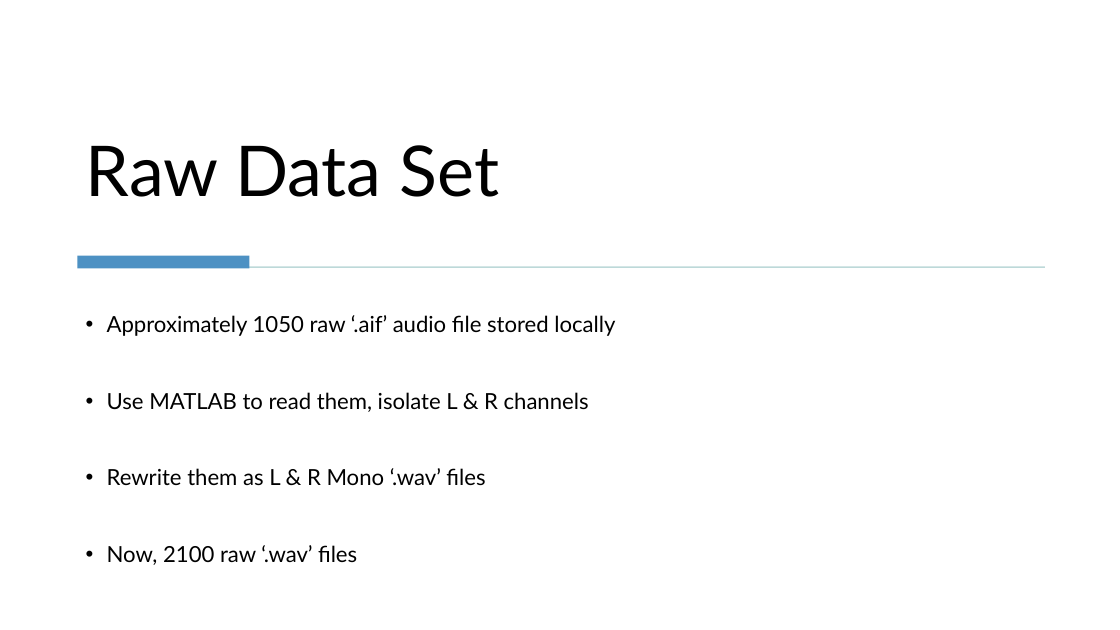
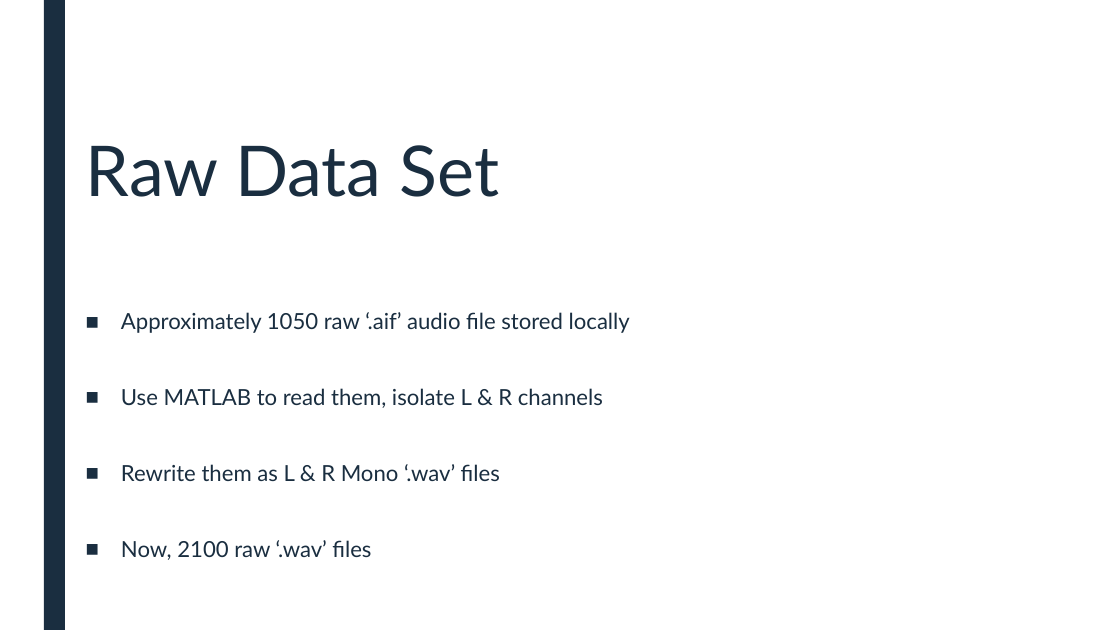
Before and after one commit to landonbuell/Buell-Senior-Thesis, a slide deck: slide 4 of Presentations/8_Jan_2020.pptx (slide 3 before the commit). Drawn at 1120x630 pixels with LibreOffice and Linux fonts; fonts in the diff are those of the drawing. Boxes give left, top, right and bottom in pixels: in the first picture for what was removed or moved away, otherwise in the second. Text is boxed around its words. In the diff, an @@ line names an element or a change of style, - is before the commit and + after.

```diff
--- a/Presentations/8_Jan_2020.pptx
+++ b/Presentations/8_Jan_2020.pptx
@@ rectangle removed at [0, 0, 1120, 630] @@
@@ rectangle added at [44, 0, 65, 630], fill #1A2E40 @@
@@ rectangle removed at [51, 0, 1077, 186] @@
@@ rectangle removed at [52, 0, 1077, 185] @@
@@ title "Raw Data Set" at [86, 145, 500, 197]: text colour #000000 to #1A2E40; line spacing 0.9 to 0.89 @@
@@ rectangle removed at [77, 255, 250, 268] @@
@@ rectangle removed at [80, 266, 1045, 268] @@
@@ text "Approximately 1050 raw ‘.aif’ audio ..." at [121, 312, 630, 560]: text colour #000000 to #1A2E40; bullet • to ■; line spacing 1 to 0.9; more space between paragraphs @@
```
Also in this commit, not shown: 9 other slides changed, 29 slides added, 2 other files.
